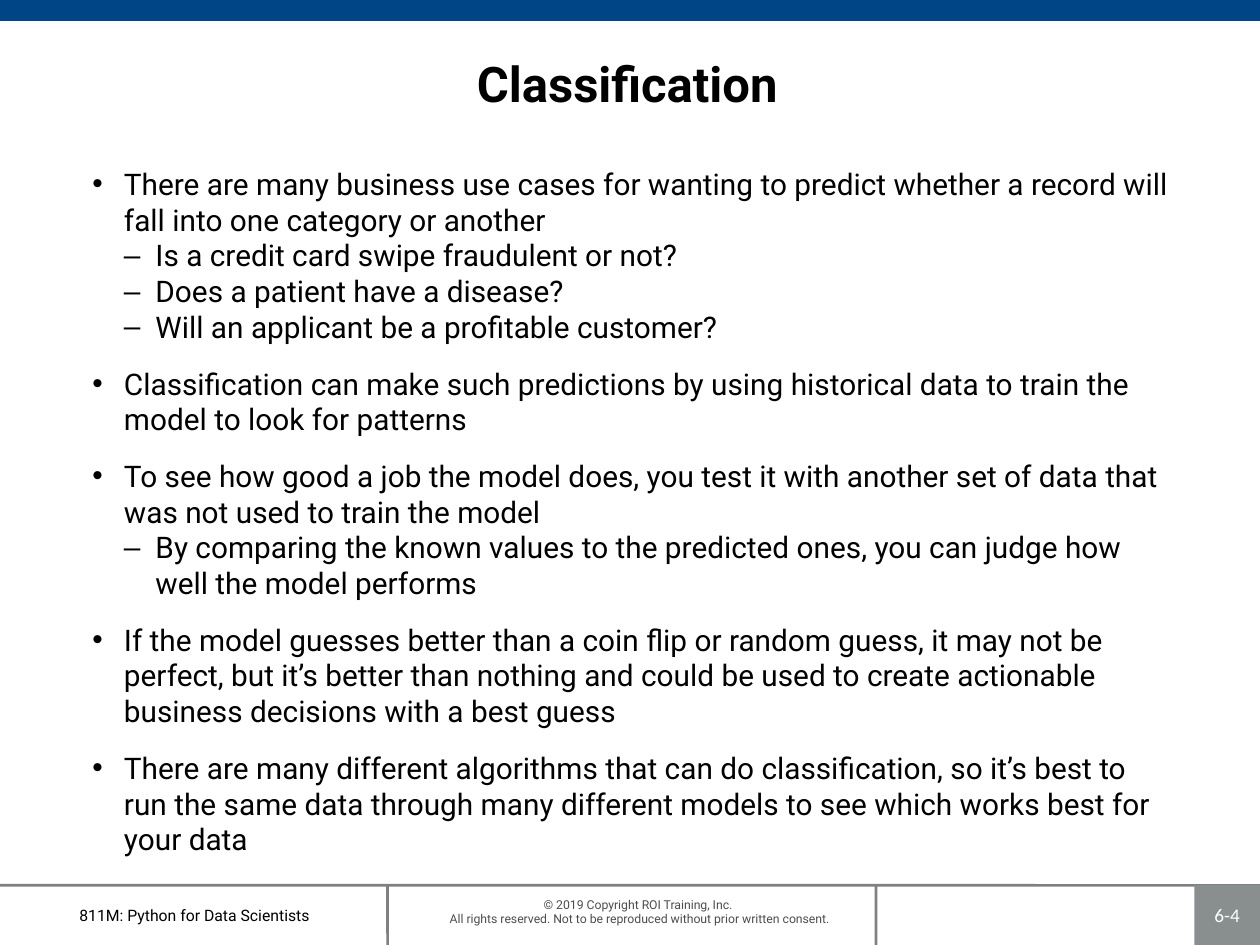
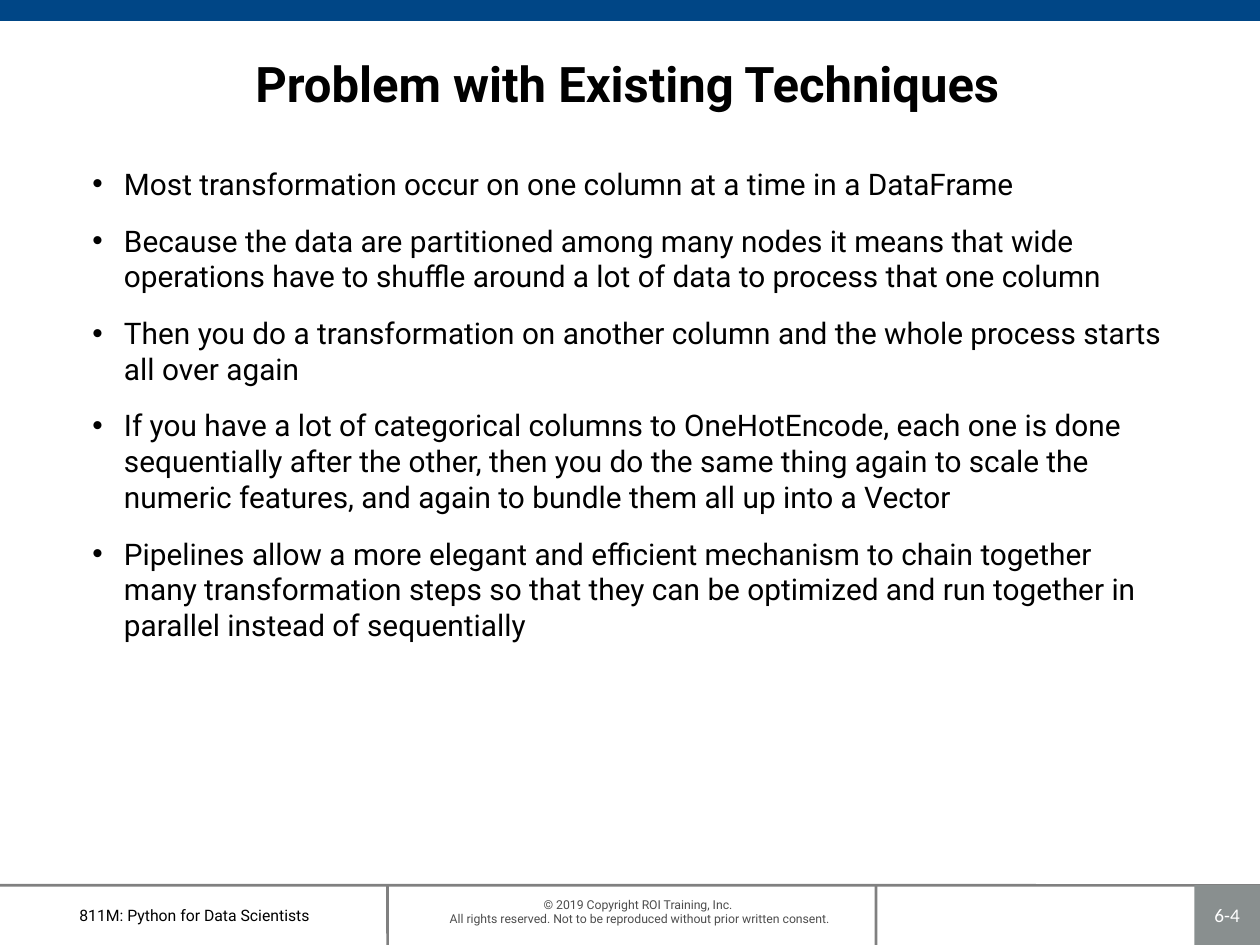
Before and after one commit to roitraining/SparkforDataScientists, a slide deck: slide 4 of Ch07_Pipelines.pptx. Drawn at 1260x945 pixels with LibreOffice and Linux fonts; fonts in the diff are those of the drawing; background and template pictures are left out. Boxes give left, top, right and bottom in pixels: in the first picture for what was removed or moved away, otherwise in the second. Text is boxed around its words. In the diff, an @@ line names an element or a change of style, - is before the commit and + after.

```diff
--- a/Ch07_Pipelines.pptx
+++ b/Ch07_Pipelines.pptx
@@ title at (255,65,999,113): text changed @@
-Classification
+Problem with Existing Techniques
@@ text at (124,172,1160,643): text changed @@
-• There are many business use cases for wanting to predict whether a record will fall into one category or another
-  – Is a credit card swipe fraudulent or not?
-  – Does a patient have a disease?
-  – Will an applicant be a profitable customer?
-• Classification can make such predictions by using historical data to train the model to look for patterns
-• To see how good a job the model does, you test it with another set of data that was not used to train the model
-  – By comparing the known values to the predicted ones, you can judge how well the model performs
-• If the model guesses better than a coin flip or random guess, it may not be perfect, but it’s better than nothing and could be used to create actionable business decisions with a best guess
-• There are many different algorithms that can do classification, so it’s best to run the same data through many different models to see which works best for your data
+• Most transformation occur on one column at a time in a DataFrame
+• Because the data are partitioned among many nodes it means that wide operations have to shuffle around a lot of data to process that one column
+• Then you do a transformation on another column and the whole process starts all over again
+• If you have a lot of categorical columns to OneHotEncode, each one is done sequentially after the other, then you do the same thing again to scale the numeric features, and again to bundle them all up into a Vector
+• Pipelines allow a more elegant and efficient mechanism to chain together many transformation steps so that they can be optimized and run together in parallel instead of sequentially
```
Also in this commit, not shown: 5 other slides changed, 1 slide added, 1 slide removed, 3 other files.
